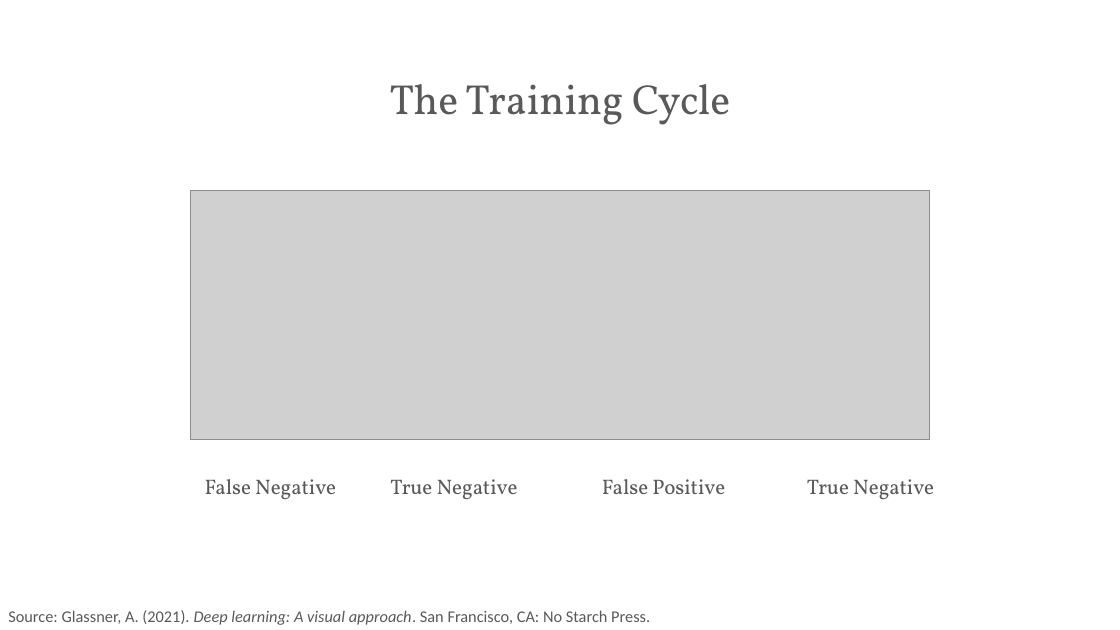
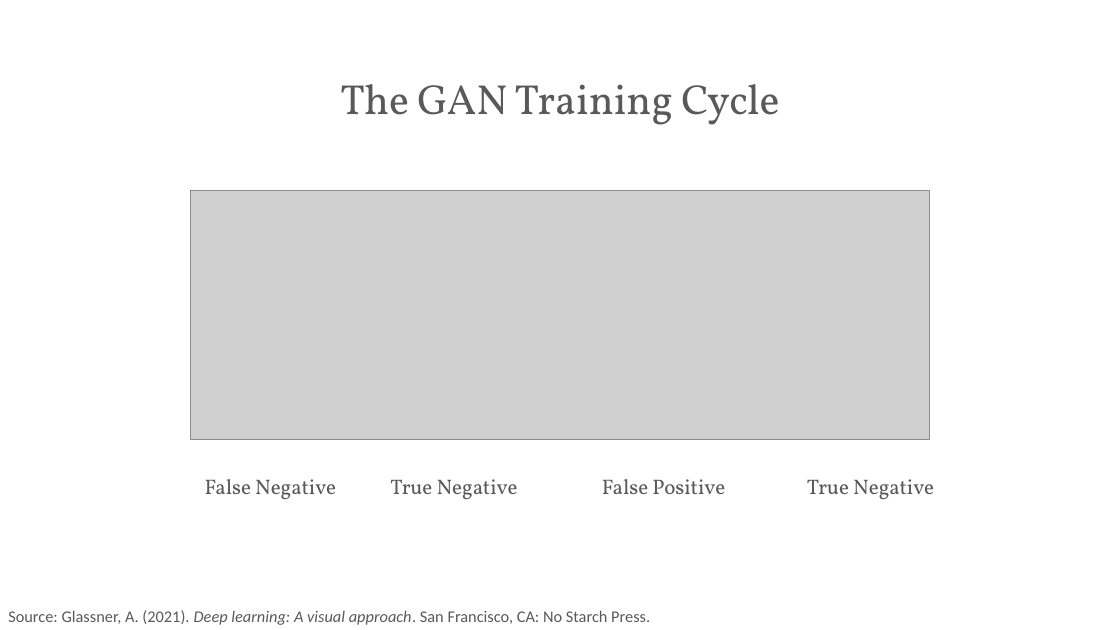
Before and after one commit to PracticumAI/gan, a slide deck: slide 10 of presentations/01_gan_intro.pptx. Drawn at 1120x630 pixels with LibreOffice and Linux fonts; fonts in the diff are those of the drawing; grey boxes stand for pictures. Boxes give left, top, right and bottom in pixels: in the first picture for what was removed or moved away, otherwise in the second. Text is boxed around its words. In the diff, an @@ line names an element or a change of style, - is before the commit and + after.

```diff
--- a/presentations/01_gan_intro.pptx
+++ b/presentations/01_gan_intro.pptx
@@ title at [340,84,779,125]: text changed @@
-The Training Cycle
+The GAN Training Cycle
```
Also in this commit, not shown: 1 other file.
